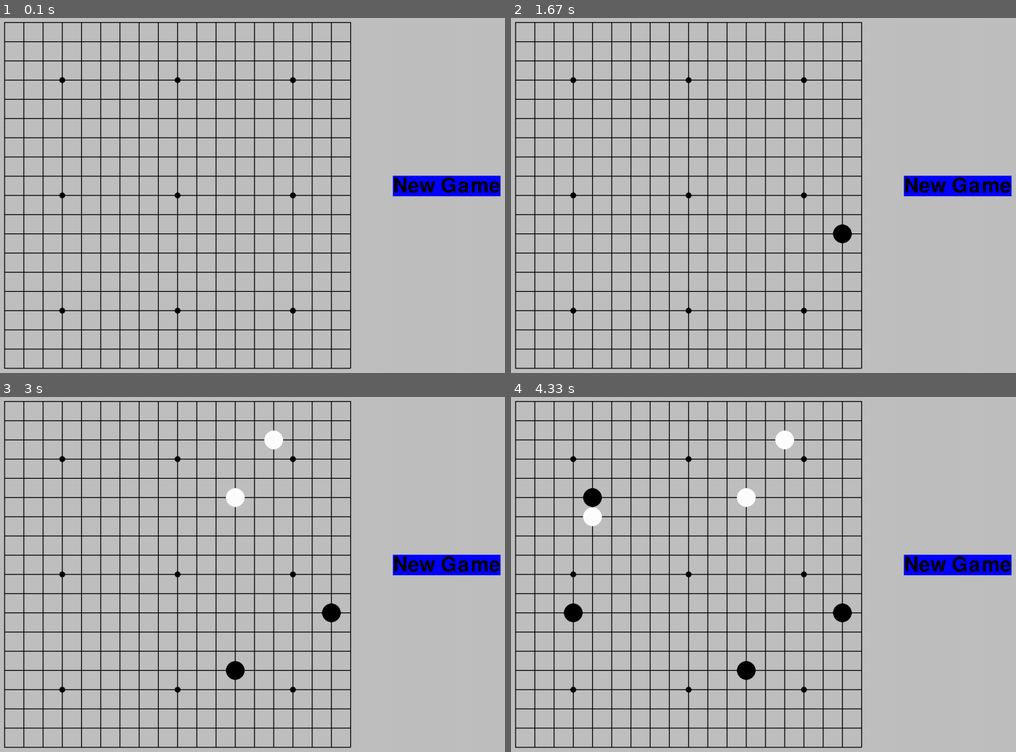
Above: before the commit, frames 1-4 (two rows, left to right).
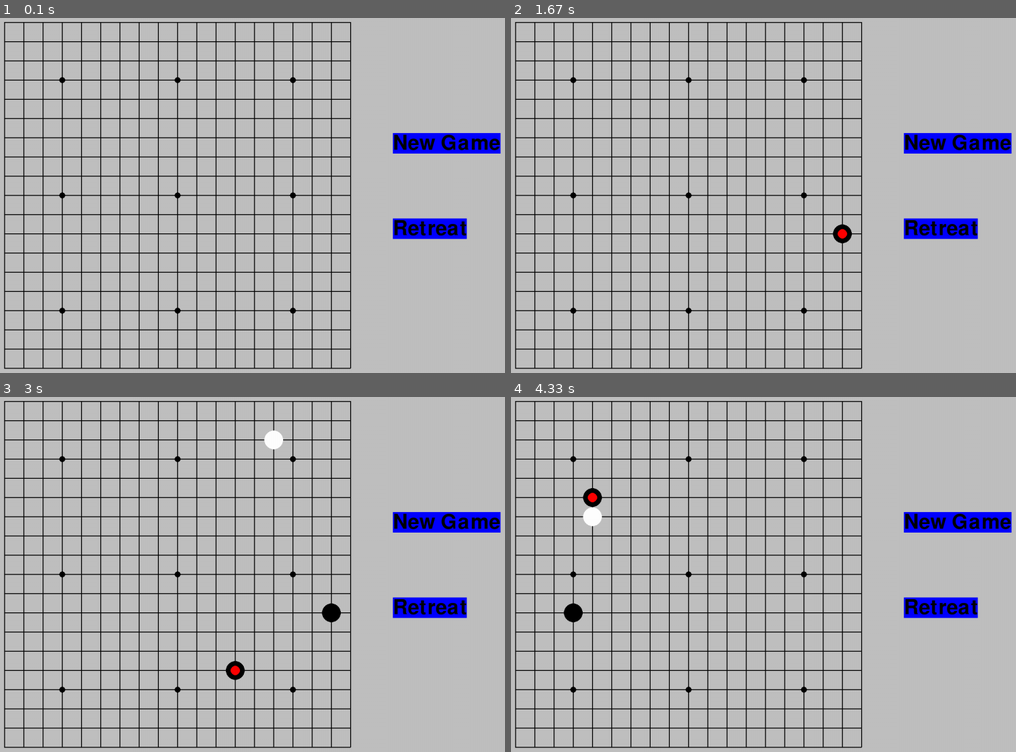
Above: after the commit, the same moments.

Repository: daduchen2022/DaduGo
Game: pygame game, started from logic/pygame_gui.py
Two runs of this game, one before a commit and one after it. Both use one fixed random seed, a clock stepped at 60 frames per second and the inputs below.
Inputs (mouse positions are in pixels of both pictures, inside the frame that each line leads up to):
- Up to frame 1 (0.1 s): no input
- Up to frame 2 (1.67 s): click (773, 191) at 0.38 s; click (965, 234) at 0.72 s, where only the run after the commit has a clickable "Retreat"; click "New Game" at 1.05 s; click (839, 227) at 1.38 s
- Up to frame 3 (3 s): click (272, 443) at 1.72 s; click (232, 670) at 2.05 s; click (242, 507) at 2.38 s; click (454, 613) at 2.72 s, where only the run after the commit has a clickable "Retreat"
- Up to frame 4 (4.33 s): click (930, 539) at 3.05 s; click (576, 610) at 3.38 s; click (581, 521) at 3.72 s; click (596, 496) at 4.05 s

The runs differ from the first frame. In frame 1, 3.4% of the frame differs, in the area x 77-100%, y 32-63%; in frame 2, 3.5%; in frame 3, 3.6%; in frame 4, 4.1%, in the area x 15-100%, y 9-80%.

Commit message:
added buttons

Diff:
--- a/logic/game_logic.py
+++ b/logic/game_logic.py
@@ -10,7 +10,8 @@
     def check_valid_move(self, stone):
         return not (self.already_has_stone(stone) or \
                     self.suicide_move(stone) or \
-                    self.repeate_move(stone))
+                    self.ko(stone) or \
+                    self.super_ko(stone))
 
     def does_remove_stone(self, board, stone):
         """
@@ -24,8 +25,6 @@
 
         for oppo in stone.adjacent:
             if oppo != -2 and oppo != 0 and oppo.color != stone.color:
-                #oppo.adjacent_stones()
-                #print(oppo.adjacent)
                 if self.does_remove_block(board, oppo):
                     remove = True
 
@@ -40,14 +39,12 @@
         """
 
         block = BlockStone(board, stone)
-
 
         if not block.has_empty_adjacency() :
             return True
         return False
 
     def remove_block(self, board, stone):
-        lst = []
         x, y = stone.position
         board.board[x][y] = stone
         stone.adjacent_stones()
@@ -60,10 +57,7 @@
                     for stones in visited:
                         a, b = stones.position
                         board.board[a][b] = 0
-                        lst.append((a,b))
         board.board[x][y] = 0
-
-        return lst
 
     def copy_board(self, board):
         copy = GoBoard()
@@ -84,14 +78,8 @@
         x, y = stone.position
         self.board.board[x][y] = stone
         self.step += 1
-        if self.step < 4:
-            self.record.append(self.copy_board(self.board))
-        else:
-            prior = self.copy_board(self.record[2])
-            prioror = self.copy_board(self.record[1])
-            current = self.copy_board(self.board)
-            self.record = [prioror, prior, current]
-
+
+        self.record.append(self.copy_board(self.board))
         self.board.opposite_color()
 
         return True
@@ -102,8 +90,7 @@
         不能下在已经有子的地方
         """
         x, y = stone.position
-        if self.board.board[x][y] != 0:
-            print("already has stone")
+
         return self.board.board[x][y] != 0
 
     def suicide_move(self, stone):
@@ -119,10 +106,9 @@
             self.board.board[x][y] = 0
             return False
         self.board.board[x][y] = 0
-        print("suicide move")
         return True
 
-    def repeate_move(self, stone):
+    def ko(self, stone):
         """
         打劫不能直接提劫
         """
@@ -176,8 +162,8 @@
         if self.step < 3:
             return False
 
-        prior = self.copy_board(self.record[2])
-        prioror = self.copy_board(self.record[1])
+        prior = self.copy_board(self.record[-1])
+        prioror = self.copy_board(self.record[-2])
         current = self.copy_board(self.board)
         new_stone = Stone(stone.position, stone.color, current)
 
@@ -189,5 +175,29 @@
 
         for i in temp:
             all_board.append(self.board_status(i))
-        print(all_board[2])
         return self.compare_board(all_board[0], all_board[2])
+
+    def super_ko(self, stone):
+        all_board = []
+        if self.step < 3:
+            return False
+
+        current = self.copy_board(self.board)
+        new_stone = Stone(stone.position, stone.color, current)
+        self.remove_block(current, new_stone)
+        x, y = new_stone.position
+        current.board[x][y] = new_stone
+        if self.board.num_stones() < current.num_stones():
+            return False
+
+        for i in self.record:
+            prior = self.copy_board(i)
+            all_board.append(self.board_status(prior))
+
+        all_board.append(self.board_status(current))
+
+        for i in all_board[:-1]:
+            if self.compare_board(i, all_board[-1]):
+                return True
+
+        return False
--- a/logic/pygame_gui.py
+++ b/logic/pygame_gui.py
@@ -8,6 +8,7 @@
 WHITE = [255, 255, 255]
 LIGHT_GRAY = [192, 192, 192]
 BLUE = [0, 0, 255]
+RED = [255, 0, 0]
 FPS = 60
 
 screen = pygame.display.set_mode(SIZE)
@@ -37,6 +38,14 @@
             if stone != 0 and stone.color == "white":
                 pygame.draw.circle(screen, WHITE, (x, y), 22)
 
+def show_latest_move(lst):
+    if lst != []:
+        stone = lst[-1]
+        x, y = stone.position
+        x = 101 + x * 45
+        y = 51 + y * 45
+        pygame.draw.circle(screen, RED, (x, y), 11)
+
 def locate_stone(position):
     x, y = position
 
@@ -64,23 +73,25 @@
         return False
 
 def new_game_button():
-    new_game_button = Button("New Game", 1000, 400)
+    new_game_button = Button("New Game", 1000, 300)
     new_game_button.draw_button()
     return new_game_button.is_clicking_button()
 
 def retreat_button():
-    retreat = Button("Retreat", 1000, 600)
+    retreat = Button("Retreat", 1000, 500)
     retreat.draw_button()
     return retreat.is_clicking_button()
 
 def main_interface(board):
     play = GameLogic(board)
+    latest = []
     while True:
         clock.tick(FPS)
         draw_board()
         draw_stone(play.board)
         new_game_button()
-        #retreat_button()
+        retreat_button()
+        show_latest_move(latest)
 
         loc = pygame.mouse.get_pos()
 
@@ -91,18 +102,28 @@
             if event.type == pygame.MOUSEBUTTONDOWN and 90 <= loc[0] <= 920 and \
                 40 <= loc[1] <= 870:
                 stone = Stone(locate_stone(loc), play.board.turn, play.board)
-                play.move(stone)
+                if play.move(stone):
+                    latest.append(stone)
 
-                print(play.board.turn)
 
-            if event.type == pygame.MOUSEBUTTONDOWN and new_game_button():
+            elif event.type == pygame.MOUSEBUTTONDOWN and new_game_button():
                 play.step = 0
                 play.record = []
+                latest = []
                 play.board.reset_board()
 
-            #if event.type == pygame.MOUSEBUTTONDOWN and retreat_button():
-                #play.step -= 1
-                #play.board = play.record[-2]
+            elif event.type == pygame.MOUSEBUTTONDOWN and retreat_button():
+                if play.step >= 2:
+                    play.step -= 1
+                    play.board = play.copy_board(play.record[-2])
+                    play.record = play.record[:-1]
+                    latest = latest[:-1]
+                    play.board.opposite_color()
+                else:
+                    play.step = 0
+                    play.record = []
+                    latest = []
+                    play.board.reset_board()
 
         pygame.display.update()
 
